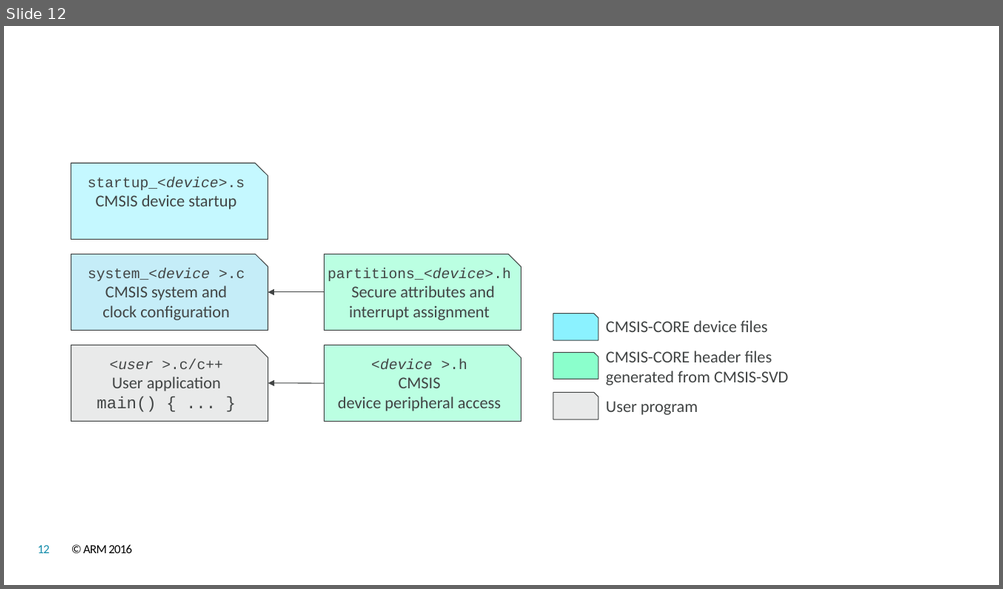
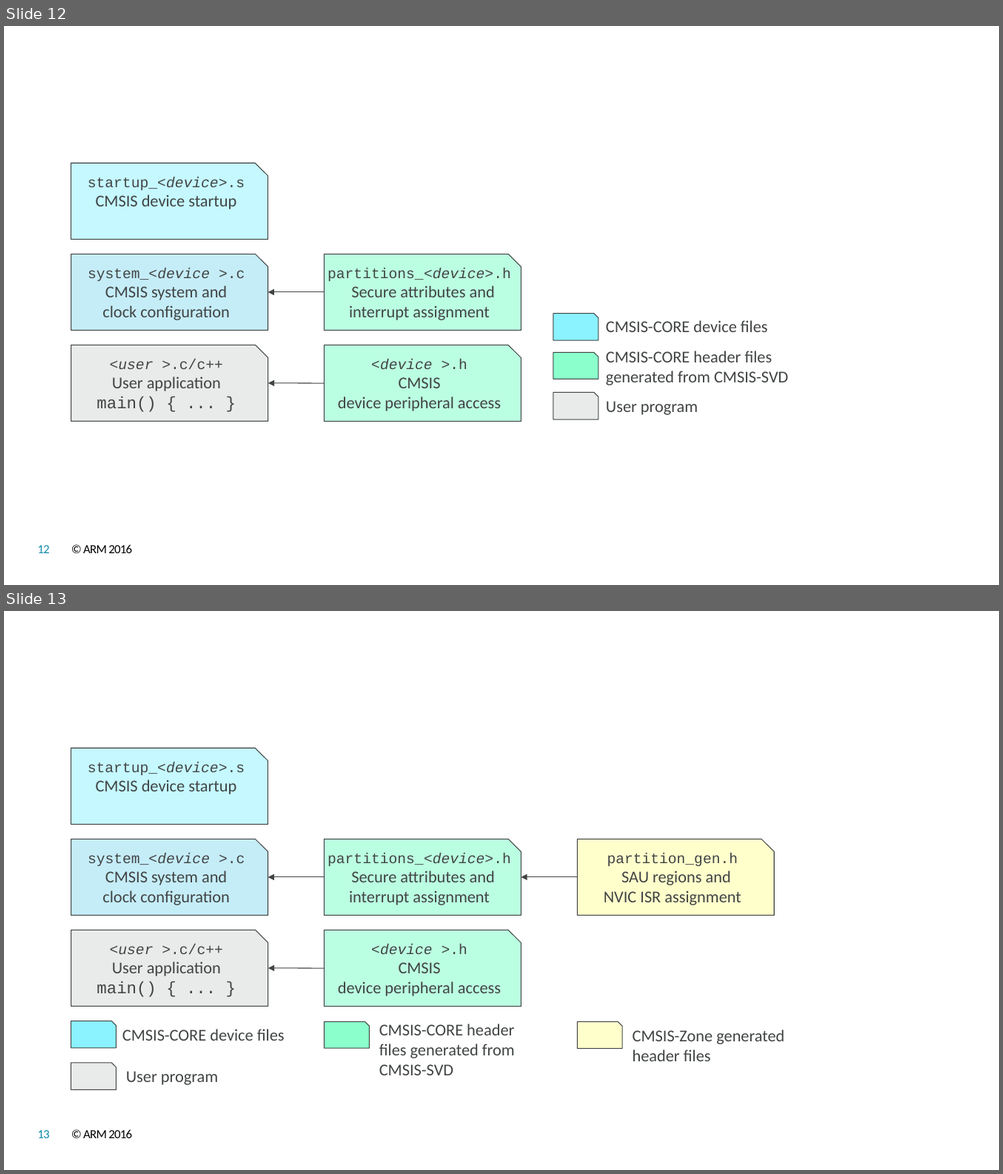
Before and after one commit to JonatanAntoni/CMSIS_6, a slide deck: doxygen/core_m/src/images/ARMv8-M_images.pptx. Shown one above the other, each under a label of ours: slide 12 before the commit, slides 12 and 13 after it. The pictures are 1003x589 and 1003x1174 pixels, drawn with LibreOffice and Linux fonts; fonts in the diff are those of the drawing; background and template pictures are left out. Boxes give left, top, right and bottom in pixels: in the first picture for what was removed or moved away, otherwise in the second. Text is boxed around its words. In the diff, an @@ line names an element or a change of style, - is before the commit and + after.

```diff
--- a/doxygen/core_m/src/images/ARMv8-M_images.pptx
+++ b/doxygen/core_m/src/images/ARMv8-M_images.pptx
@@ slide 13 added at (x1=4, y1=611, x2=999, y2=1170), background #FFFFFF; not listed: 2 template elements that a slide beside it also shows @@
@@ snip rect added at (x1=71, y1=749, x2=268, y2=824), fill #C5F8FF, outline #414444 0.75 pt, 14 pt, text #414444 @@
+startup_<device>.s
+CMSIS device startup
@@ snip rect added at (x1=71, y1=840, x2=268, y2=915), fill #C5EDF8, outline #414444 0.75 pt, 16 pt, text #414444 @@
+system_<device >.c
+CMSIS system and
+clock configuration
@@ snip rect added at (x1=324, y1=840, x2=521, y2=915), fill #BBFFE2, outline #414444 0.75 pt, 16 pt, text #414444 @@
+partitions_<device>.h
+Secure attributes and
+interrupt assignment
@@ snip rect added at (x1=577, y1=840, x2=774, y2=915), fill #FFFFCC, outline #414444 0.75 pt, 16 pt, text #414444 @@
+partition_gen.h
+SAU regions and
+NVIC ISR assignment
@@ arrow added from (324, 877) to (268, 877), #414444 0.75 pt @@
@@ arrow added from (577, 877) to (521, 877), #414444 0.75 pt @@
@@ snip rect added at (x1=71, y1=931, x2=268, y2=1006), fill #D5D6D6 at 50% opacity, outline #414444 0.75 pt, 16 pt, text #414444 @@
+<user >.c/c++
+User application
+main() { ... }
@@ snip rect added at (x1=324, y1=931, x2=521, y2=1006), fill #BBFFE2, outline #414444 0.75 pt, 16 pt, text #414444 @@
+<device >.h
+CMSIS
+device peripheral access
@@ arrow added from (324, 968) to (268, 968), #414444 0.75 pt @@
@@ snip rect added at (x1=71, y1=1022, x2=116, y2=1048), fill #8BF2FF, outline #414444 0.75 pt @@
@@ text added at (x1=122, y1=1029, x2=284, y2=1041), 16 pt, text #414444 @@
+CMSIS-CORE device files
@@ snip rect added at (x1=324, y1=1022, x2=369, y2=1049), fill #77FFC4 at 85% opacity, outline #414444 0.75 pt @@
@@ text added at (x1=379, y1=1024, x2=515, y2=1076), 16 pt, text #414444 @@
+CMSIS-CORE header files generated from CMSIS-SVD
@@ snip rect added at (x1=577, y1=1022, x2=622, y2=1049), fill #FFFFCC, outline #414444 0.75 pt @@
@@ text added at (x1=632, y1=1030, x2=784, y2=1062), 16 pt, text #414444 @@
+CMSIS-Zone generated header files
@@ snip rect added at (x1=71, y1=1063, x2=116, y2=1090), fill #D5D6D6 at 50% opacity, outline #414444 0.75 pt @@
@@ text added at (x1=126, y1=1071, x2=218, y2=1085), 16 pt, text #414444 @@
+User program
```
Also in this commit, not shown: 1 other file.
